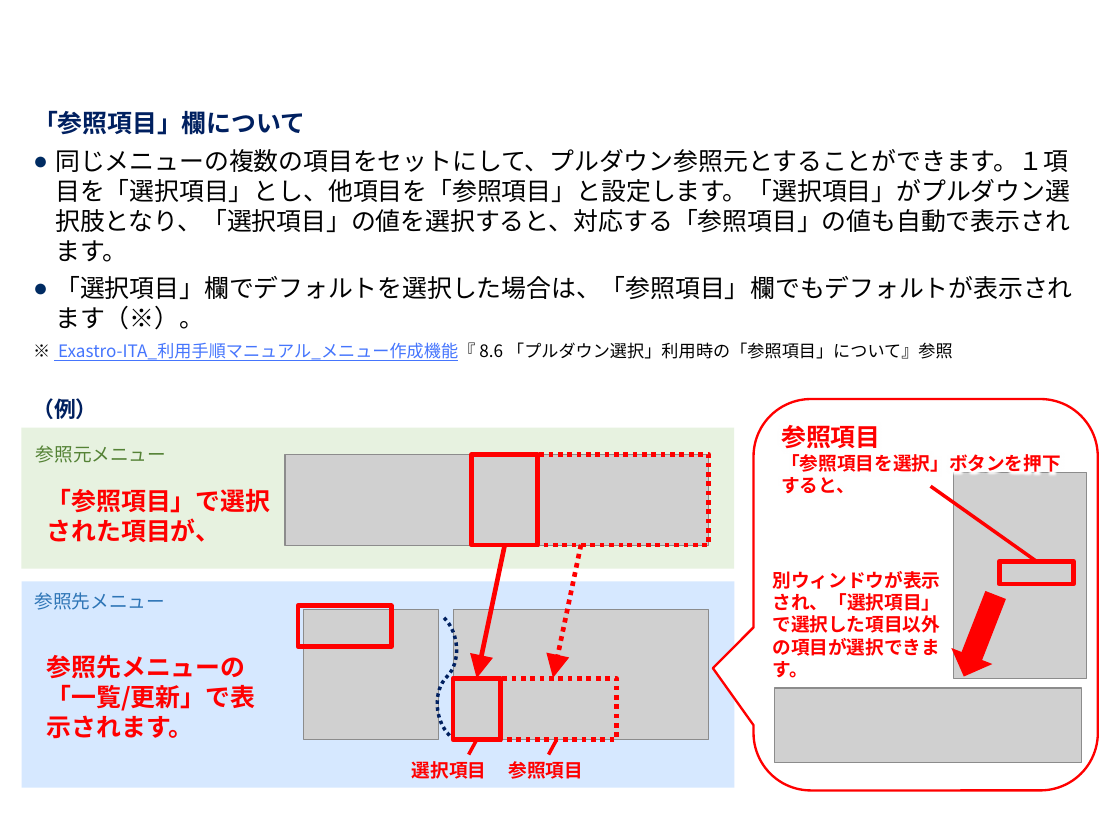
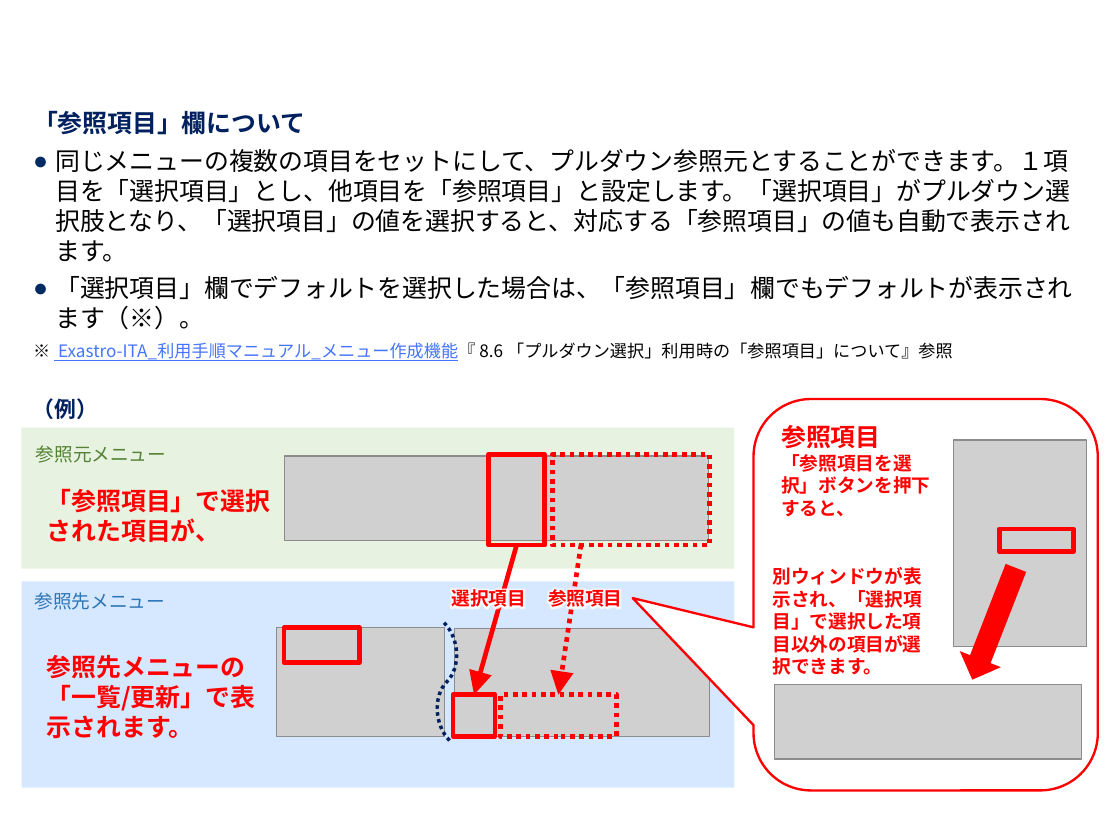
Before and after one commit to exastro-suite/it-automation-docs, a slide deck: slide 42 of asset/Learn_ja/ITA-hg-ps_classroom_lecture_ja.pptx (slide 41 before the commit). Drawn at 1120x840 pixels with LibreOffice and Linux fonts; fonts in the diff are those of the drawing; grey boxes stand for pictures; background and template pictures are left out. Boxes give left, top, right and bottom in pixels: in the first picture for what was removed or moved away, otherwise in the second. Text is boxed around its words. In the diff, an @@ line names an element or a change of style, - is before the commit and + after.

```diff
--- a/asset/Learn_ja/ITA-hg-ps_classroom_lecture_ja.pptx
+++ b/asset/Learn_ja/ITA-hg-ps_classroom_lecture_ja.pptx
@@ rounded speech box at [754,399,1098,790]: proportions changed @@
@@ text "参照項目" rewrapped from [781,425,1061,493] to [781,425,930,516] @@
@@ picture: place and size @@
-picture at [954,473,1086,679]
+picture at [954,440,1086,646]
@@ picture: place and size @@
-picture at [284,455,708,545]
+picture at [284,456,708,540]
@@ rectangle: place and size @@
-rectangle at [472,455,538,545]
+rectangle at [488,455,544,545]
@@ rectangle: place and size @@
-rectangle at [538,455,708,545]
+rectangle at [552,455,710,545]
@@ line removed from (931, 486) to (1036, 561) @@
@@ rectangle: place and size @@
-rectangle at [999,561,1073,584]
+rectangle at [999,529,1073,551]
@@ arrow moved from (505, 545) - (477, 679) to (516, 545) - (474, 694) @@
@@ arrow moved from (581, 544) - (553, 678) to (581, 544) - (559, 694) @@
@@ text "別ウィンドウが表示され、「選択項目」で選択した項目以外の項目が選択できます。" rewrapped from [772,571,940,678] to [772,567,921,675] @@
@@ right arrow: place and size @@
-right arrow at [944,587,1016,684]
+right arrow at [952,560,1036,687]
@@ text "選択項目" rewrapped from [412,761,487,779] to [451,586,526,611] @@
@@ text "参照項目" rewrapped from [508,761,583,779] to [548,586,623,611] @@
@@ picture: place and size @@
-picture at [304,609,438,739]
+picture at [277,627,445,736]
@@ rectangle: place and size @@
-rectangle at [298,606,392,646]
+rectangle at [284,627,360,662]
@@ curved line moved from (444, 618) - (450, 736) to (444, 623) - (450, 740) @@
@@ picture: place and size @@
-picture at [454,609,709,739]
+picture at [455,628,710,736]
@@ picture: place and size @@
-picture at [774,688,1082,762]
+picture at [774,684,1082,759]
@@ rectangle: place and size @@
-rectangle at [454,679,501,740]
+rectangle at [454,694,495,736]
@@ rectangle: place and size @@
-rectangle at [501,679,617,740]
+rectangle at [501,694,617,736]
@@ line removed from (477, 739) to (468, 755) @@
@@ line removed from (557, 739) to (549, 755) @@
```
Also in this commit, not shown: 21 other slides changed, 1 slide added, 1 other file.
